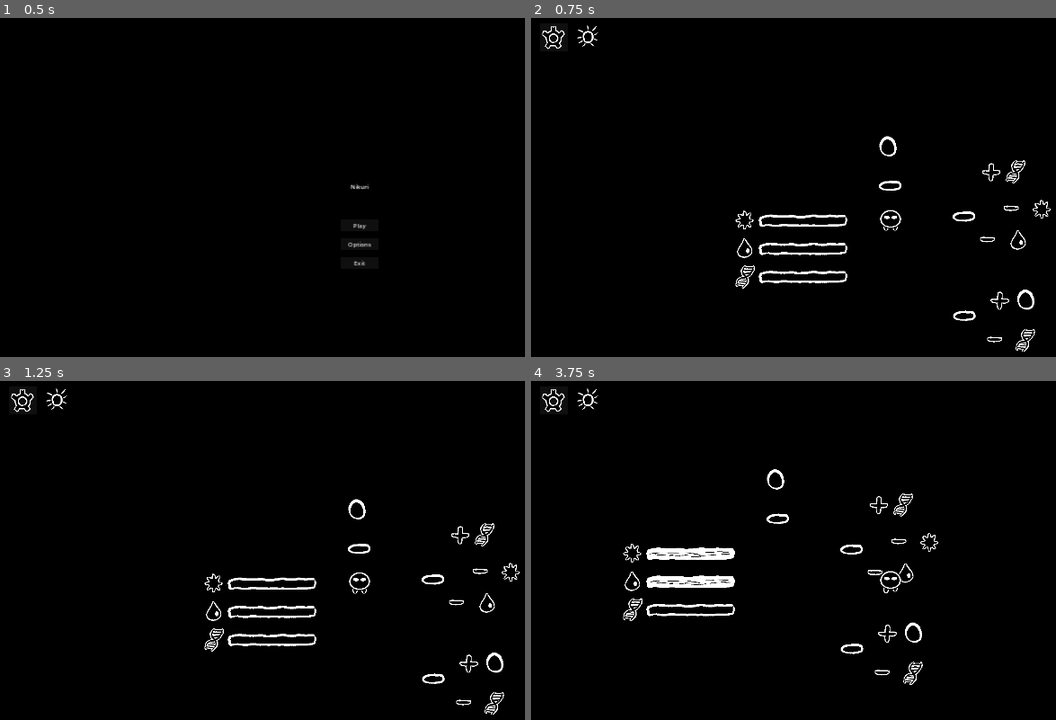
Above: before the commit, frames 1-4 (two rows, left to right).
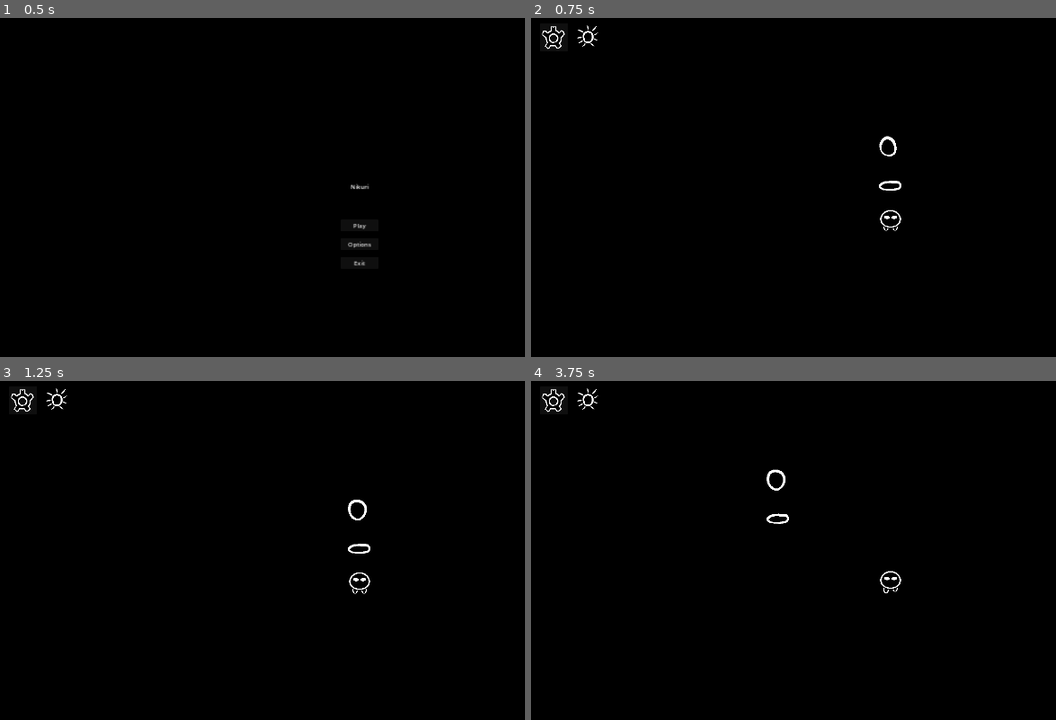
Above: after the commit, the same moments.

Repository: ondhan/nikuri
Game: Godot game, scene res://main_menu/main_menu.tscn
Two runs of this game, one before a commit and one after it. Both use one fixed random seed, a clock stepped at 60 frames per second and the inputs below.
Inputs (mouse positions are in pixels of both pictures, inside the frame that each line leads up to):
- Up to frame 1 (0.5 s): no input
- Up to frame 2 (0.75 s): click "Play" at 0.5 s
- Up to frame 3 (1.25 s): no input
- Up to frame 4 (3.75 s): click (552, 401) at 1.25 s; click "Resume" at 2 s; tap Enter (ui_accept) at 2.75 s; move the mouse to (888, 581) at 2.77 s; hold D (move_right) 2.78-3.53 s; hold Enter (ui_accept) 2.78-3.53 s; click (888, 581) at 2.92 s; move the mouse to (746, 601) at 3.52 s; hold S (move_down) from 3.53 s (still down); tap E (TEST) at 3.6 s

Frame 1 is identical in both runs. In frame 2, 1.7% of the frame differs, in the area x 38-99%, y 41-99%; in frame 3, 1.8%; in frame 4, 2.4%, in the area x 17-78%, y 25-90%.

Commit message:
Update 15 - adjustments and water
- upgrading hive now always costs 100 biomass to avoid the bar bug + some resource changes in code
- small UI changes
- added two new frames to hive phase 1 (now moves)
- hive UI now disappears on it's own if player wanders off too far
- added a water droplet with animations, timer (decreases value and changes animation frame), collision detection (should be indiscriminate now but also always adds resources - note if enemies are added), disappears on collision
- droplets are generated as instances within the map, 4 on day 1 and then 3+day onwards

Diff:
--- a/game_screen/game_screen.gd
+++ b/game_screen/game_screen.gd
@@ -2,14 +2,18 @@
 
 
 var time = "day"
+var day = 1
 
 
 func _ready() -> void:
 	_set_time()
+	spawn_water(4)
 
 
 # Called every frame. 'delta' is the elapsed time since the previous frame.
 func _process(delta: float) -> void:
+	if Input.is_action_pressed("ui_pause"):
+		print("Esc key")
 	pass
 
 
@@ -34,7 +38,6 @@
 	elif time == "night":
 		$Camera/CanvasLayer/NightIcon.show()
 
-
 # changes day to night once timer stops
 func _on_day_cycle_timer_timeout() -> void:
 	if time == "day":
@@ -47,8 +50,28 @@
 		time = "day"
 		$Camera/CanvasLayer/DayIcon.show()
 		$Camera/CanvasLayer/NightIcon.hide()
+		spawn_water(3+day)
 
 
 func _on_seconds_timer_timeout() -> void:
 	if time == "day":
 		$MainHive._resource_counter_change("sun", 0.5)
+
+
+func spawn_water(num):
+	var rand = RandomNumberGenerator.new()
+	var droplet_scene = load("res://other/water_droplet.tscn")
+
+	for droplet_instance in num:
+		var droplet = droplet_scene.instantiate()
+		rand.randomize()
+		var x = rand.randf_range(-2750, 2750)
+		rand.randomize()
+		var y = rand.randf_range(-1500, 1500)
+		droplet.position.x = x
+		droplet.position.y = y
+		add_child(droplet)
+
+
+func _on_droplet_body_entered() -> void:
+	$MainHive._resource_counter_change("water", $WaterDroplet.water_value)
--- a/game_screen/game_screen.tscn
+++ b/game_screen/game_screen.tscn
@@ -11,9 +11,11 @@
 [ext_resource type="Texture2D" uid="uid://e483wpd61u3f" path="res://assets/nikuri/idle_n_2.png" id="4_rd3nm"]
 [ext_resource type="Texture2D" uid="uid://dbpt7vpoc7anw" path="res://assets/buildings/main_hive/main_hive_2_2.png" id="4_ysggw"]
 [ext_resource type="Texture2D" uid="uid://bxhuur60ds3j4" path="res://assets/nikuri/idle_n_3.png" id="5_026x7"]
+[ext_resource type="Texture2D" uid="uid://cmaa1lw7poe52" path="res://assets/buildings/main_hive/main_hive_1_2.png" id="5_awiel"]
 [ext_resource type="Texture2D" uid="uid://b15stv7qo7kiq" path="res://assets/buildings/main_hive/main_hive_2_3.png" id="5_rlhpq"]
 [ext_resource type="Texture2D" uid="uid://dhti3nlorigwo" path="res://assets/nikuri/idle_n_4.png" id="6_0bgc3"]
 [ext_resource type="Texture2D" uid="uid://km3cub6qv70v" path="res://assets/buildings/main_hive/main_hive_3_1.png" id="6_uq3k5"]
+[ext_resource type="Texture2D" uid="uid://cswj3lggvrdqu" path="res://assets/buildings/main_hive/main_hive_1_3.png" id="6_ylq84"]
 [ext_resource type="Texture2D" uid="uid://bv52ergumiafr" path="res://assets/buildings/main_hive/main_hive_3_2.png" id="7_vrf6u"]
 [ext_resource type="Texture2D" uid="uid://emdak0lvfptn" path="res://assets/nikuri/idle_nw_1.png" id="7_xodry"]
 [ext_resource type="Texture2D" uid="uid://cvsyg8u74rlto" path="res://assets/nikuri/idle_nw_2.png" id="8_lljqd"]
@@ -103,6 +105,12 @@
 "frames": [{
 "duration": 1.0,
 "texture": ExtResource("2_sqehh")
+}, {
+"duration": 1.0,
+"texture": ExtResource("5_awiel")
+}, {
+"duration": 1.0,
+"texture": ExtResource("6_ylq84")
 }],
 "loop": true,
 "name": &"phase_1",
@@ -175,6 +183,9 @@
 [sub_resource type="CapsuleShape2D" id="CapsuleShape2D_rn5fc"]
 radius = 82.0
 height = 168.0
+
+[sub_resource type="CircleShape2D" id="CircleShape2D_2ra3y"]
+radius = 538.134
 
 [sub_resource type="SpriteFrames" id="SpriteFrames_ix62d"]
 animations = [{
@@ -486,10 +497,10 @@
 anchors_preset = 15
 anchor_right = 1.0
 anchor_bottom = 1.0
-offset_left = -750.0
-offset_top = -500.0
-offset_right = 750.0
-offset_bottom = 500.0
+offset_left = -2880.0
+offset_top = -1620.0
+offset_right = 2880.0
+offset_bottom = 1620.0
 grow_horizontal = 2
 grow_vertical = 2
 color = Color(0, 0, 0, 1)
@@ -581,6 +592,7 @@
 shape = SubResource("CapsuleShape2D_rn5fc")
 
 [node name="ResourceControl" type="Control" parent="MainHive"]
+visible = false
 layout_mode = 3
 anchors_preset = 0
 offset_left = -107.0
@@ -590,6 +602,7 @@
 script = ExtResource("82_2utfl")
 
 [node name="SunProgressBar" type="TextureProgressBar" parent="MainHive/ResourceControl"]
+layout_mode = 0
 offset_left = -250.0
 offset_top = 350.0
 offset_bottom = 400.0
@@ -603,6 +616,7 @@
 texture = ExtResource("17_l8qtu")
 
 [node name="WaterProgressBar" type="TextureProgressBar" parent="MainHive/ResourceControl"]
+layout_mode = 0
 offset_left = -250.0
 offset_top = 425.0
 offset_bottom = 475.0
@@ -616,6 +630,7 @@
 texture = ExtResource("18_xtp1l")
 
 [node name="BiomassProgressBar" type="TextureProgressBar" parent="MainHive/ResourceControl"]
+layout_mode = 0
 offset_left = -250.0
 offset_top = 500.0
 offset_bottom = 550.0
@@ -695,6 +710,12 @@
 [node name="Sprite2D5" type="Sprite2D" parent="MainHive/ResourceControl/HiveGrowInteractArea"]
 position = Vector2(228, 325)
 texture = ExtResource("19_q544m")
+
+[node name="Area2D" type="Area2D" parent="MainHive/ResourceControl"]
+
+[node name="CollisionShape2D" type="CollisionShape2D" parent="MainHive/ResourceControl/Area2D"]
+position = Vector2(110, 413)
+shape = SubResource("CircleShape2D_2ra3y")
 
 [node name="Player" type="CharacterBody2D" parent="."]
 position = Vector2(0, 150)
@@ -823,6 +844,7 @@
 [connection signal="body_exited" from="MainHive/ResourceControl/BiomassInteractArea" to="MainHive" method="_on_biomass_interact_area_body_exited"]
 [connection signal="body_entered" from="MainHive/ResourceControl/HiveGrowInteractArea" to="MainHive" method="_on_hive_grow_interact_area_body_entered"]
 [connection signal="body_exited" from="MainHive/ResourceControl/HiveGrowInteractArea" to="MainHive" method="_on_hive_grow_interact_area_body_exited"]
+[connection signal="body_exited" from="MainHive/ResourceControl/Area2D" to="MainHive" method="_on_area_2d_body_exited"]
 [connection signal="input_event" from="Player" to="MainHive" method="_on_player_input_event"]
 [connection signal="timeout" from="Camera/CanvasLayer/DayCycleTimer" to="." method="_on_day_cycle_timer_timeout"]
 [connection signal="timeout" from="Camera/CanvasLayer/SecondsTimer" to="." method="_on_seconds_timer_timeout"]
--- a/game_screen/main_hive.gd
+++ b/game_screen/main_hive.gd
@@ -45,11 +45,11 @@
 			_upgrade_hive()
 			print("hive upgraded")
 		elif current_phase == 2 and currentBiomass == maxBiomass:
-			_resource_counter_change("biomass", -250)
+			_resource_counter_change("biomass", -100)
 			_upgrade_hive()
 			print("hive upgraded")
 		elif current_phase == 3 and currentBiomass == maxBiomass:
-			_resource_counter_change("biomass", -400)
+			_resource_counter_change("biomass", -100)
 			_upgrade_hive()
 			print("hive upgraded")
 	if event.is_action_pressed("TEST"):
@@ -74,40 +74,19 @@
 		hive = get_node("Phase1")
 		$Phase1/AnimatedSprite2D.animation = "phase_1"
 		$Phase1/AnimatedSprite2D.play()
-		hive.show()
-		maxBiomass = 100
-		maxSun = 100
-		maxWater = 100
 	elif current_phase == 2:
 		hive = get_node("Phase2")
 		$Phase2/AnimatedSprite2D.animation = "phase_2"
 		$Phase2/AnimatedSprite2D.play()
-		hive.show()
-		maxBiomass = 250
-		maxSun = 300
-		maxWater = 300
 	elif current_phase == 3:
 		hive = get_node("Phase3")
 		$Phase2/AnimatedSprite2D.animation = "phase_3"
 		$Phase2/AnimatedSprite2D.play()
-		hive.show()
-		maxBiomass = 400
-		maxSun = 600
-		maxWater = 600
 	elif current_phase == 4:
 		hive = get_node("Phase4")
 		$Phase2/AnimatedSprite2D.animation = "phase_4"
 		$Phase2/AnimatedSprite2D.play()
-		hive.show()
-		maxBiomass = 550
-		maxSun = 1000
-		maxWater = 1000
-	var sunBarProgress = (maxSun/100) * currentSun
-	$ResourceControl.set_sun_value(sunBarProgress)
-	var waterBarProgress = (maxWater/100) * currentWater
-	$ResourceControl.set_water_value(waterBarProgress)
-	var biomassBarProgress = (maxBiomass/100) * currentBiomass
-	$ResourceControl.set_biomass_value(biomassBarProgress)
+	hive.show()
 
 # upgrades hive and calls the _phase_setter()
 func _upgrade_hive() -> void:
@@ -168,3 +147,7 @@
 func _on_hive_grow_interact_area_body_exited(body: Node2D) -> void:
 	can_interact_upgrade = false
 	print("hive upgrade disabled")
+
+
+func _on_area_2d_body_exited(body: Node2D) -> void:
+	$ResourceControl.hide()
--- /dev/null
+++ b/other/water_droplet.gd
@@ -0,0 +1,34 @@
+extends Node2D
+
+
+var droplet_phase = 1
+var water_value = 20
+
+
+func _ready() -> void:
+	pass
+
+
+func dry() -> void:
+	if droplet_phase == 3:
+		queue_free()
+	else:
+		droplet_phase+=1
+		if droplet_phase == 2:
+			$Area2D/AnimatedSprite2D.animation = "2_medium"
+			$Area2D/CollisionShape2D.hide()
+			$Area2D/CollisionShape2D2.show()
+			water_value/=2
+		elif droplet_phase == 3:
+			$Area2D/AnimatedSprite2D.animation = "3_small"
+			$Area2D/CollisionShape2D2.hide()
+			$Area2D/CollisionShape2D3.show()
+			water_value/=2
+
+
+func _on_timer_timeout() -> void:
+	dry()
+
+func _on_droplet_body_entered(body: Node2D) -> void:
+	get_parent()._on_droplet_body_entered()
+	queue_free()
--- /dev/null
+++ b/other/water_droplet.tscn
@@ -0,0 +1,79 @@
+[gd_scene load_steps=9 format=3 uid="uid://bwm8gjyxkjyi3"]
+
+[ext_resource type="Script" path="res://other/water_droplet.gd" id="1_eoe27"]
+[ext_resource type="Texture2D" uid="uid://ej6tdxxbt7ev" path="res://assets/resources/water_droplet_1.png" id="2_81gxn"]
+[ext_resource type="Texture2D" uid="uid://0grbgcajj75d" path="res://assets/resources/water_droplet_2.png" id="3_mbdsr"]
+[ext_resource type="Texture2D" uid="uid://biwrasaa3w3t6" path="res://assets/resources/water_droplet_3.png" id="4_rgr15"]
+
+[sub_resource type="SpriteFrames" id="SpriteFrames_ebc84"]
+animations = [{
+"frames": [{
+"duration": 1.0,
+"texture": ExtResource("2_81gxn")
+}],
+"loop": true,
+"name": &"1_big",
+"speed": 5.0
+}, {
+"frames": [{
+"duration": 1.0,
+"texture": ExtResource("3_mbdsr")
+}],
+"loop": true,
+"name": &"2_medium",
+"speed": 5.0
+}, {
+"frames": [{
+"duration": 1.0,
+"texture": ExtResource("4_rgr15")
+}],
+"loop": true,
+"name": &"3_small",
+"speed": 5.0
+}]
+
+[sub_resource type="CapsuleShape2D" id="CapsuleShape2D_2lqm8"]
+radius = 32.0
+height = 86.0
+
+[sub_resource type="CapsuleShape2D" id="CapsuleShape2D_ghbmk"]
+radius = 22.0
+height = 58.0
+
+[sub_resource type="CapsuleShape2D" id="CapsuleShape2D_ph1mw"]
+radius = 11.0
+
+[node name="WaterDroplet" type="Node2D"]
+position = Vector2(110, 29)
+script = ExtResource("1_eoe27")
+
+[node name="Area2D" type="Area2D" parent="."]
+
+[node name="AnimatedSprite2D" type="AnimatedSprite2D" parent="Area2D"]
+sprite_frames = SubResource("SpriteFrames_ebc84")
+animation = &"1_big"
+autoplay = "1_big"
+
+[node name="CollisionShape2D" type="CollisionShape2D" parent="Area2D"]
+position = Vector2(0, -3)
+rotation = 1.5708
+shape = SubResource("CapsuleShape2D_2lqm8")
+
+[node name="CollisionShape2D2" type="CollisionShape2D" parent="Area2D"]
+visible = false
+position = Vector2(-1, 0)
+rotation = 1.5708
+shape = SubResource("CapsuleShape2D_ghbmk")
+
+[node name="CollisionShape2D3" type="CollisionShape2D" parent="Area2D"]
+visible = false
+position = Vector2(-1, -1)
+rotation = 1.5708
+shape = SubResource("CapsuleShape2D_ph1mw")
+
+[node name="Timer" type="Timer" parent="."]
+wait_time = 30.0
+autostart = true
+
+[connection signal="body_entered" from="Area2D" to="." method="_on_droplet_body_entered"]
+[connection signal="timeout" from="Timer" to="." method="_on_timer_timeout"]
Binary file added: assets/buildings/main_hive/main_hive_1_2.png
Not shown, added: assets/buildings/main_hive/main_hive_1_2.png.import
Binary file added: assets/buildings/main_hive/main_hive_1_3.png
Not shown, added: assets/buildings/main_hive/main_hive_1_3.png.import
Binary file added: assets/resources/water_droplet_1.png
Not shown, added: assets/resources/water_droplet_1.png.import
Binary file added: assets/resources/water_droplet_2.png
Not shown, added: assets/resources/water_droplet_2.png.import
Binary file added: assets/resources/water_droplet_3.png
Not shown, added: assets/resources/water_droplet_3.png.import
Not shown: 1 places in game_screen/game_screen.tscn that only renumber resources
